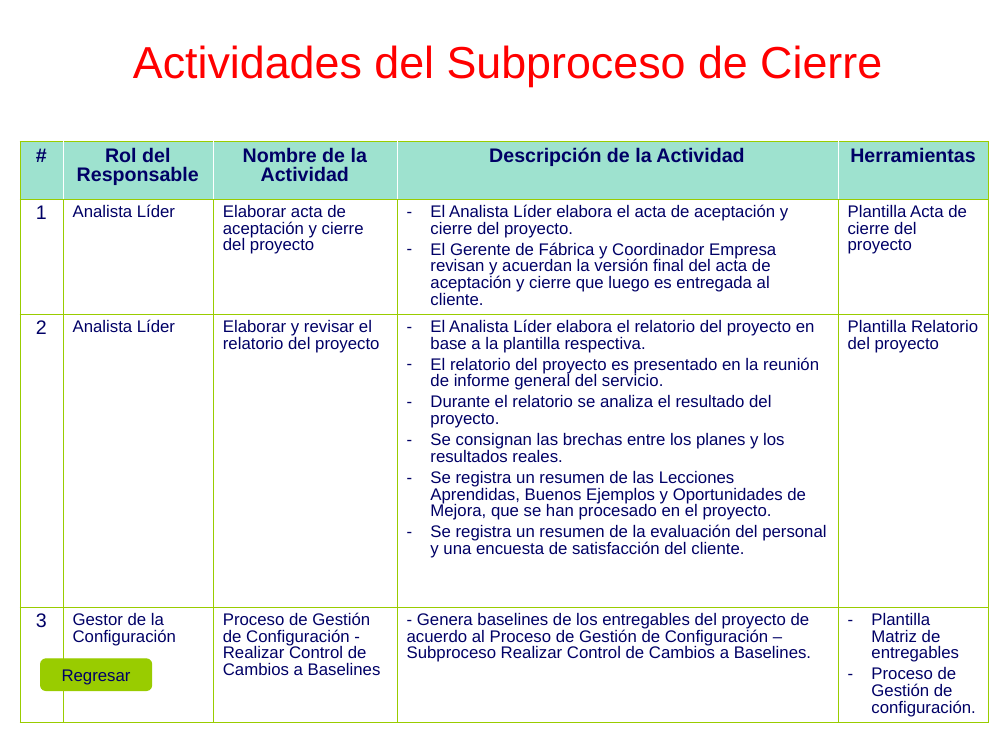
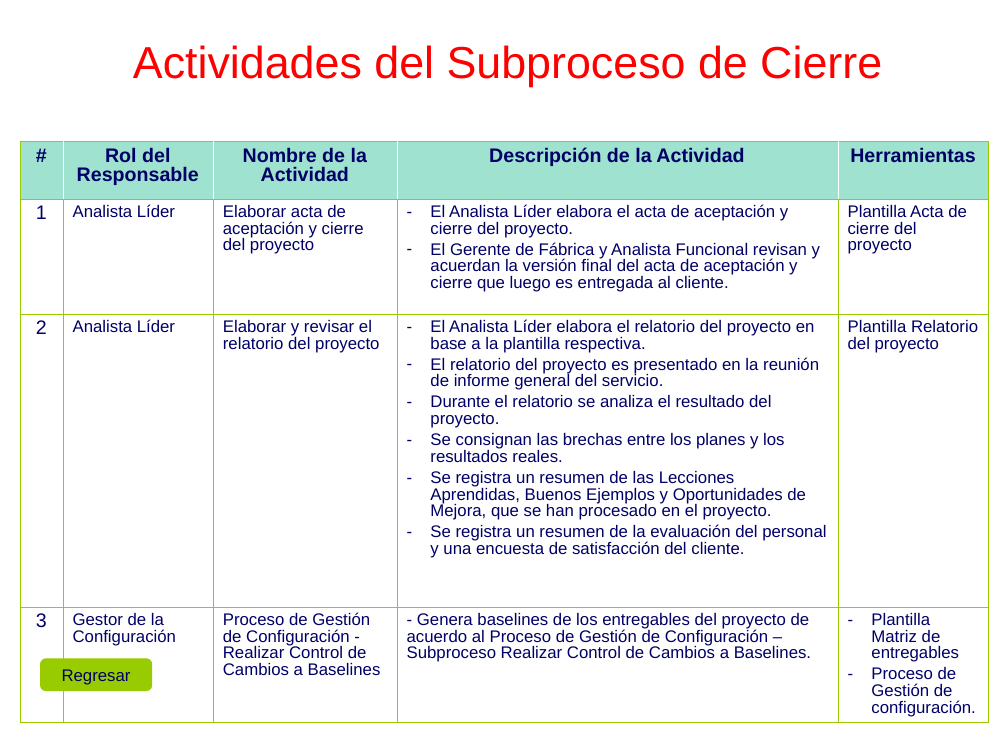
Before and after one commit to cjbensan/sistema-facturacion-inventario, a slide deck: slide 29 of CMMI-Nivel-2/PP-PMC/PGPRO_0.1_2015.ppt. Drawn at 1008x756 pixels with LibreOffice and Linux fonts; fonts in the diff are those of the drawing; background and template pictures are left out. Boxes give left, top, right and bottom in pixels: in the first picture for what was removed or moved away, otherwise in the second. Text is boxed around its words. In the diff, an @@ line names an element or a change of style, - is before the commit and + after.

```diff
--- a/CMMI-Nivel-2/PP-PMC/PGPRO_0.1_2015.ppt
+++ b/CMMI-Nivel-2/PP-PMC/PGPRO_0.1_2015.ppt
@@ table at (20,141,989,722) @@
-row 2, column 4: El Analista Líder elabora el acta de aceptación y cierre del proyecto. / El Gerente de Fábrica y Coordinador Empresa revisan y acuerdan la versión final del acta de aceptación y cierre que luego es entregada al cliente.
+row 2, column 4: El Analista Líder elabora el acta de aceptación y cierre del proyecto. / El Gerente de Fábrica y Analista Funcional revisan y acuerdan la versión final del acta de aceptación y cierre que luego es entregada al cliente.
```
Also in this commit, not shown: 15 other slides changed.
